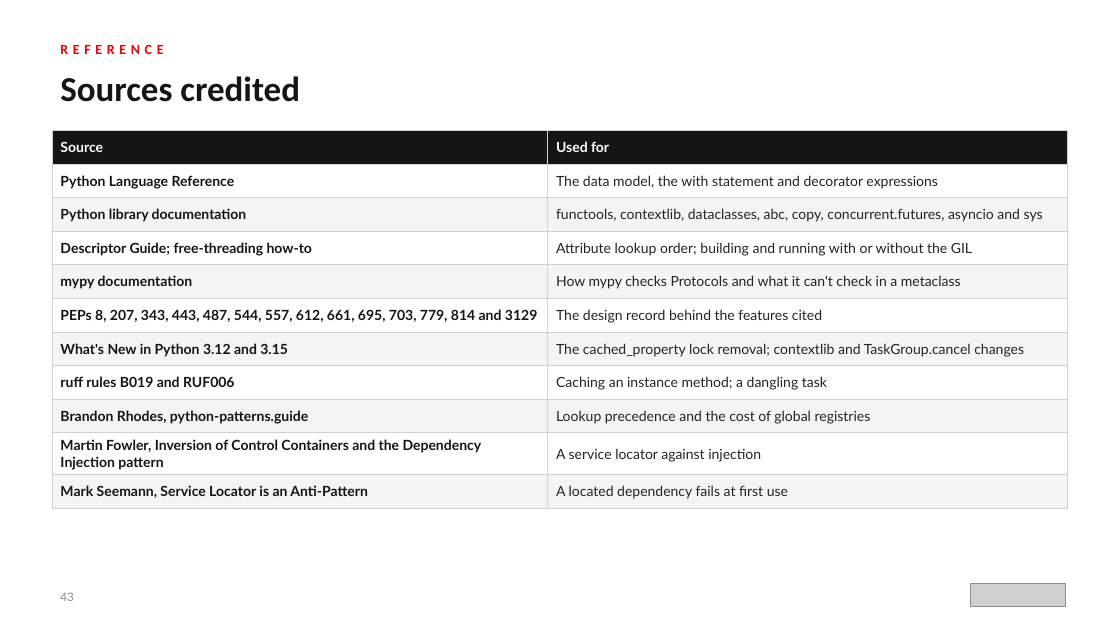
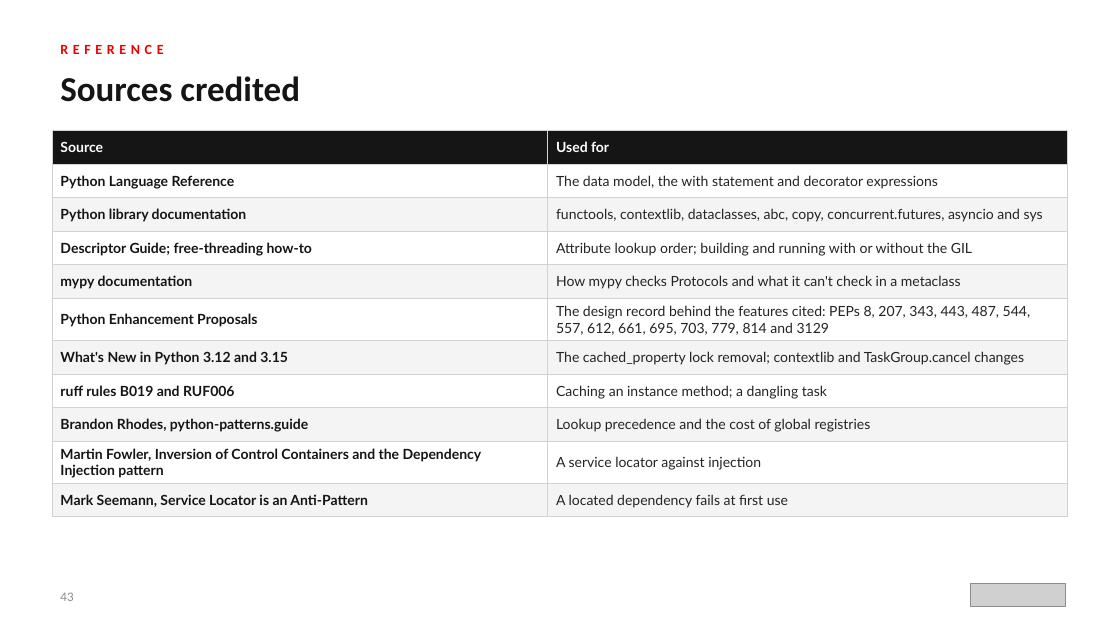
Before and after one commit to patterncatalyst/design-patterns-with-python, a slide deck: slide 43 of presentation/design-patterns-with-python-201-idiomatic-python.pptx. Drawn at 1120x630 pixels with LibreOffice and Linux fonts; fonts in the diff are those of the drawing; grey boxes stand for pictures. Boxes give left, top, right and bottom in pixels: in the first picture for what was removed or moved away, otherwise in the second. Text is boxed around its words. In the diff, an @@ line names an element or a change of style, - is before the commit and + after.

```diff
--- a/presentation/design-patterns-with-python-201-idiomatic-python.pptx
+++ b/presentation/design-patterns-with-python-201-idiomatic-python.pptx
@@ table at (52, 130, 1068, 512) @@
-row 6, column 1: PEPs 8, 207, 343, 443, 487, 544, 557, 612, 661, 695, 703, 779, 814 and 3129
+row 6, column 1: Python Enhancement Proposals
-row 6, column 2: The design record behind the features cited
+row 6, column 2: The design record behind the features cited: PEPs 8, 207, 343, 443, 487, 544, 557, 612, 661, 695, 703, 779, 814 and 3129
```
Also in this commit, not shown: 8 other files.
